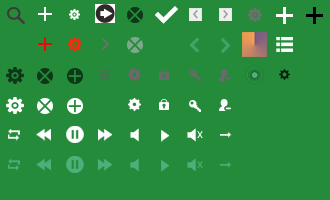
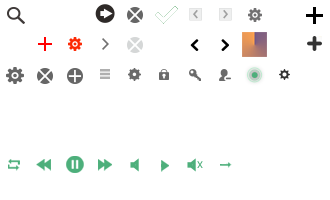
Layers edited between the first and the second w=330, h=200 image:
added layer "图层 25" above "图层 24" over (x1=190, y1=39, x2=199, y2=51)
added layer "图层 24" above "图层 19 拷贝" over (x1=221, y1=39, x2=229, y2=51)
hid "Arrow 拷贝" over (x1=221, y1=38, x2=230, y2=53)
added layer "图层 26" above "Arrow" over (x1=307, y1=36, x2=322, y2=51)
hid "Arrow" (1st of 2) over (x1=189, y1=37, x2=199, y2=53)
hid "图层 0" over (x1=0, y1=0, x2=330, y2=200)
